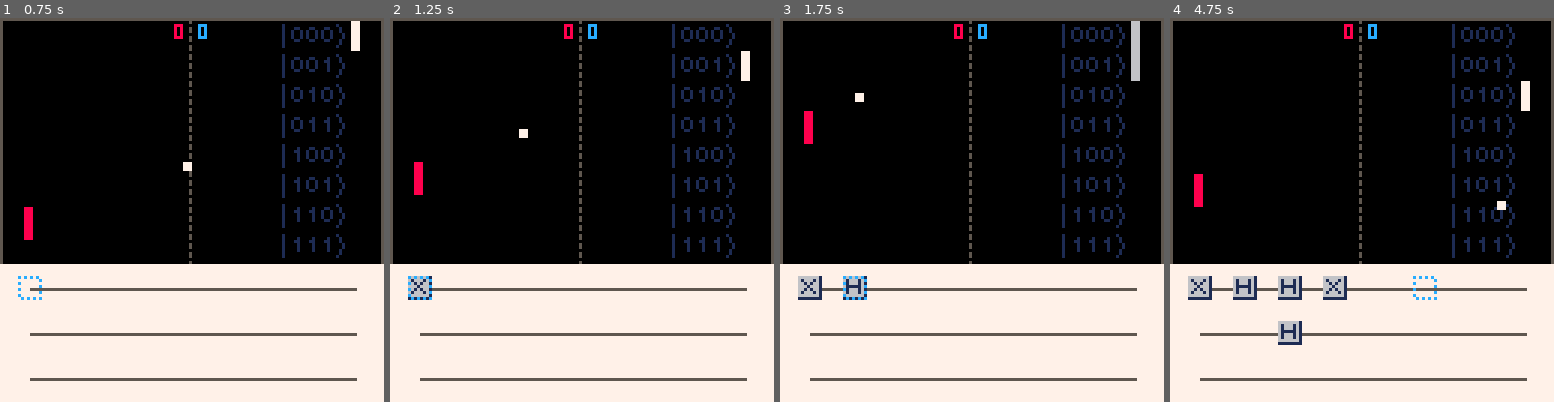
Above: before the commit, frames 1-4 (left to right).
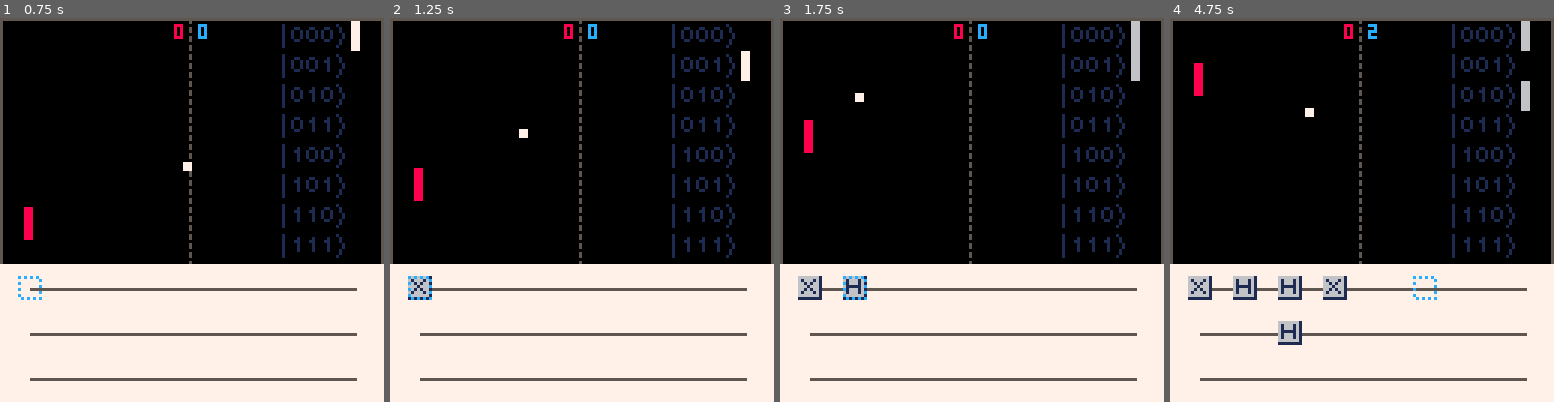
Above: after the commit, the same moments.

Repository: QPong/QPong-PICO-8
Game: PICO-8 cartridge qpong.p8
Two runs of this game, one before a commit and one after it. Both use one fixed random seed, a clock stepped at 60 frames per second and the inputs below.
Inputs:
- Up to frame 1 (0.75 s): tap X (X key) at 0.33 s; tap O (Z key) at 0.7 s
- Up to frame 2 (1.25 s): tap X (X key) at 1.07 s
- Up to frame 3 (1.75 s): hold Right from 1.6 s (still down); tap O (Z key) at 1.7 s
- Up to frame 4 (4.75 s): tap X (X key) at 1.85, 2.97, 4.08 s; release Right at 2.1 s; tap O (Z key) every 0.4 s from 2.1 to 4.5 s; hold Up 2.15-2.42 s; hold Right 2.47-3.03 s; hold Left 3.08-3.58 s; hold Down 3.63-3.97 s; hold Right 4.02-4.68 s; hold Up from 4.73 s (still down)

Frame 1 is identical in both runs. In frame 2, less than 0.1% of the frame differs, in the area x 6-9%, y 37-48%; in frame 3, 0.1%; in frame 4, 0.9%, in the area x 6-94%, y 0-50%.

Commit message:
Modify AI parameters

Diff:
--- a/qpong.p8
+++ b/qpong.p8
@@ -682,15 +682,15 @@
 		local mid_com = com.y + (com.height/2)
 		local r = rnd()
 		if ball.y - mid_com > 0 then
-			if r < .7 then
+			if r < .6 then
 				com.speed = min(com.speed + .08, .6)
-			elseif r > .9 then
+			elseif r > .8 then
 				com.speed = max(com.speed - .08, -.6)
 			end
 		else
-			if r < .7 then
+			if r < .6 then
 				com.speed = max(com.speed - .08, -.6)
-			elseif r > .9 then
+			elseif r > .8 then
 				com.speed = min(com.speed + .08, .6)
 			end
 		end
